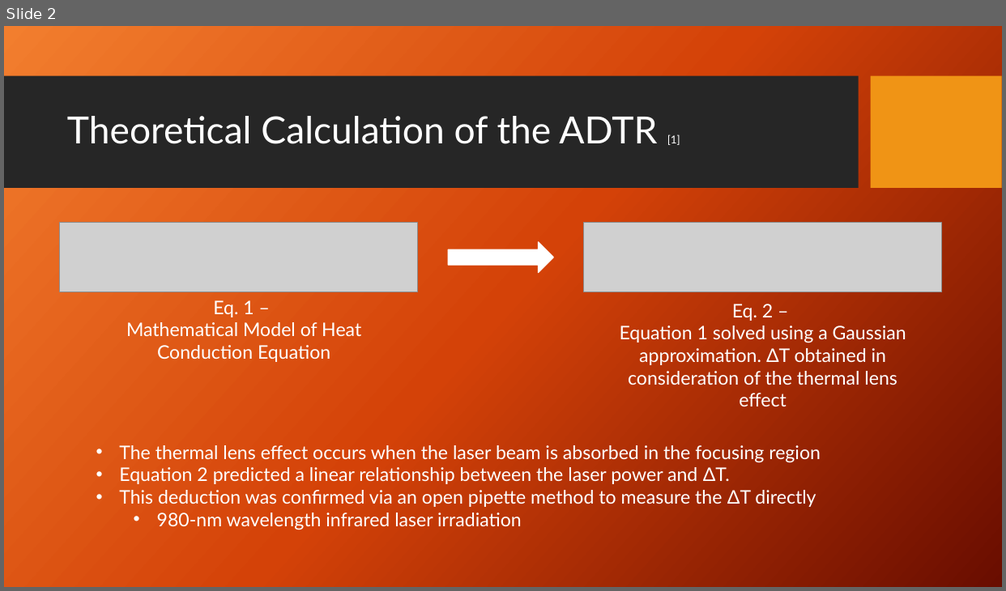
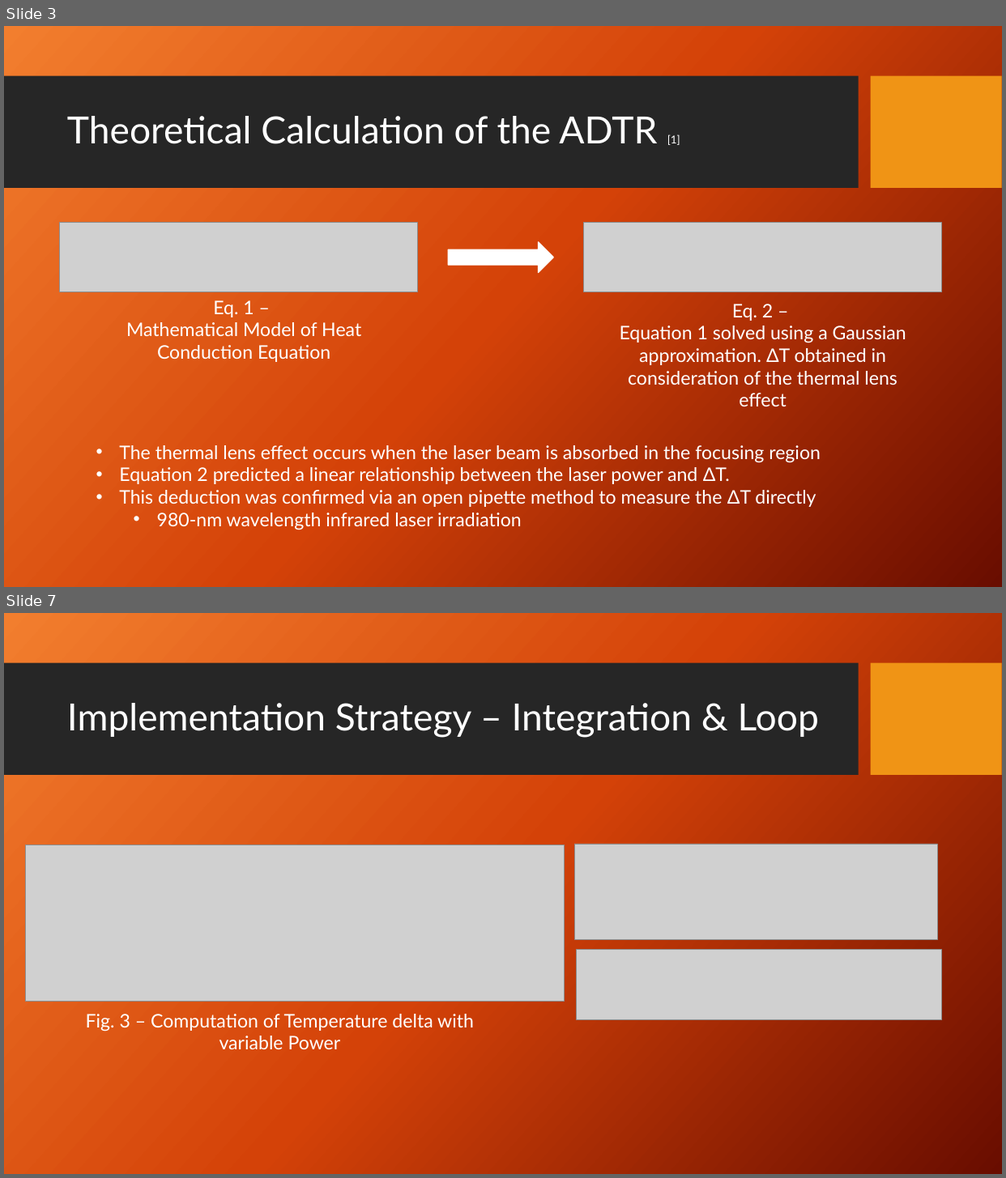
Before and after one commit to dbhatia00/NeuronSimulation, a slide deck: Presentations/Fall Updates/FallUpdate3.pptx. Shown one above the other, each under a label of ours: slide 2 before the commit, slides 3 and 7 after it; the slides between them are not shown. The pictures are 1006x591 and 1006x1178 pixels, drawn with LibreOffice and Linux fonts; fonts in the diff are those of the drawing; grey boxes stand for pictures; background and template pictures are left out. Boxes give left, top, right and bottom in pixels: in the first picture for what was removed or moved away, otherwise in the second. Text is boxed around its words. In the diff, an @@ line names an element or a change of style, - is before the commit and + after.

```diff
--- a/Presentations/Fall Updates/FallUpdate3.pptx
+++ b/Presentations/Fall Updates/FallUpdate3.pptx
@@ slide 7 added at box(4, 613, 1002, 1174), background picture (left out); not listed: 2 template elements that a slide beside it also shows @@
@@ title added at box(67, 703, 819, 738), 36 pt, text #FFFFFF @@
+Implementation Strategy – Integration & Loop
@@ picture added at box(25, 845, 564, 1002) @@
@@ picture added at box(574, 844, 938, 939) @@
@@ picture added at box(577, 950, 942, 1020) @@
@@ text added at box(86, 1014, 474, 1050), 18 pt, text #FFFFFF @@
+Fig. 3 – Computation of Temperature delta with variable Power
@@ what was slide 2 is now slide 3 @@
```
Also in this commit, not shown: 2 slides changed, 7 other slides added, 5 other files.
